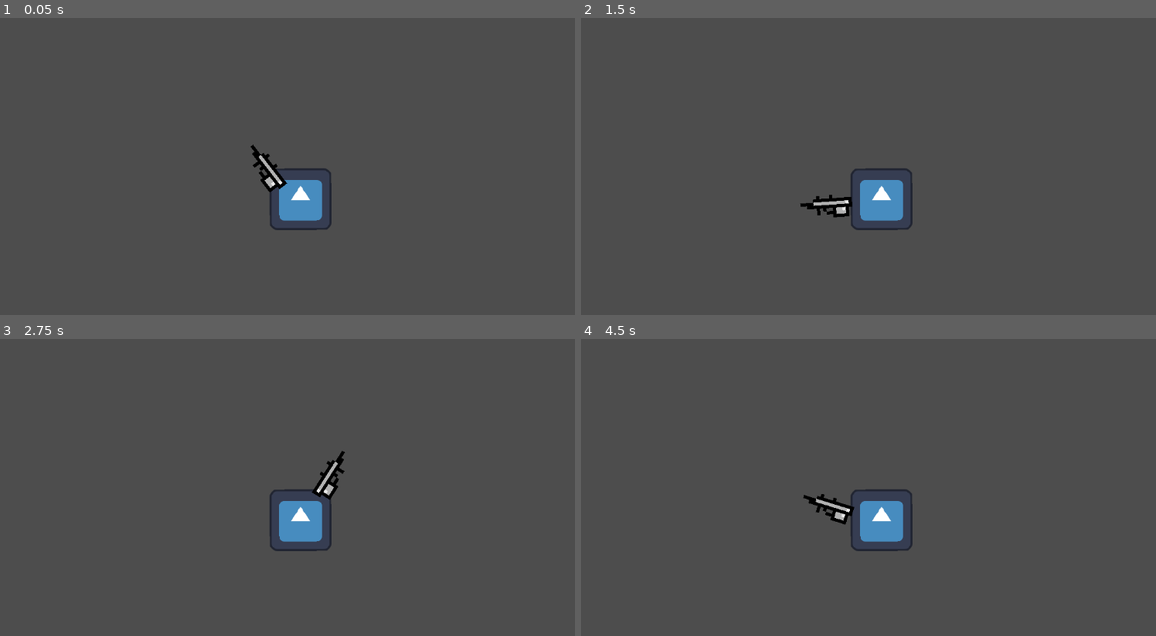
Above: before the commit, frames 1-4 (two rows, left to right).
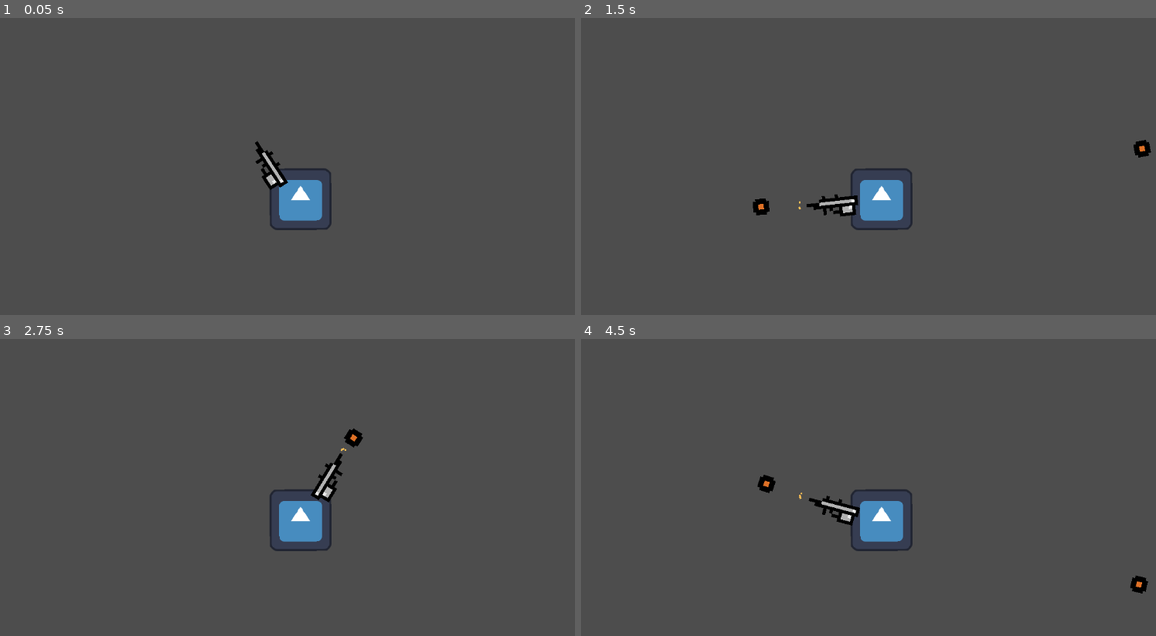
Above: after the commit, the same moments.

Repository: r2d2m/Godot-Modular-Gun-Manager
Game: Godot game, scene res://example_level/example_level.tscn
Same seed, same stepped clock (60 frames per second), same inputs: the game is played once before the commit and once after it. The engine's default icon, where the game draws it, is replaced by a stand-in: a white triangle on a blue panel in a dark square.
Inputs (mouse positions are in pixels of both pictures, inside the frame that each line leads up to):
- Up to frame 1 (0.05 s): no input
- Up to frame 2 (1.5 s): tap Enter at 0.5 s; move the mouse to (1006, 172) at 0.52 s; press the mouse at (1006, 172) at 0.53 s; move the mouse to (747, 208) at 1.27 s; release the mouse at (747, 208) at 1.28 s; click (747, 208) at 1.35 s
- Up to frame 3 (2.75 s): move the mouse to (356, 437) at 2.02 s; press the mouse at (356, 437) at 2.03 s
- Up to frame 4 (4.5 s): move the mouse to (845, 582) at 2.77 s; release the mouse at (845, 582) at 2.78 s; click (845, 582) at 2.85 s; tap Space at 3.5 s; move the mouse to (1058, 564) at 3.52 s; press the mouse at (1058, 564) at 3.53 s; tap R (reload) at 4.15 s; move the mouse to (690, 460) at 4.27 s; release the mouse at (690, 460) at 4.28 s; click (690, 460) at 4.35 s

The runs differ from the first frame. In frame 1, 0.4% of the frame differs, in the area x 43-51%, y 41-59%; in frame 2, 0.6%, in the area x 29-100%, y 41-68%; in frame 3, 0.4%; in frame 4, 0.6%.

Commit message:
v2.0 Beta 3
Most systems work fully now. Only polish and updating documentation left to go.

Diff:
--- a/Example Project/Modular-Weapon-Manager/gun_component/gun_component.gd
+++ b/Example Project/Modular-Weapon-Manager/gun_component/gun_component.gd
@@ -6,7 +6,7 @@
 @export var weapon_host: Node2D # The node taht uses the component (Ex: The Player Character)
 @export var muzzle_position: Vector2
 
-@export_category("Active Settings")
+@export_category("Active Settings") # These are meant to be controlled by others nodes in the scene (Like the main game script)
 @export var can_shoot: bool = true
 @export var can_reload: bool = true
 
@@ -77,7 +77,7 @@
 
 # Shooting
 
-var is_shooting: bool = false
+var is_shooting: bool = false # Controlled internally, do not override
 
 func _ready() -> void:
 
@@ -90,10 +90,12 @@
 	custom_process(_delta)
 
 func shoot_weapon():
-	if weapon_behavior and weapon_host and can_shoot and !is_shooting and !is_reloading:
 
-		if ammo_in_clip > 0 or !use_ammo:
-			if use_ammo:
+	if weapon_behavior and weapon_host and can_shoot and !is_shooting and !is_reloading: # Check if shoot is possible
+
+		if ammo_in_clip > 0 or !use_ammo: # Check ammunition
+
+			if use_ammo: # Remove Ammo
 				ammo_in_clip -= 1
 
 			is_shooting = true
@@ -154,6 +156,8 @@
 	custom_destroy_weapon()
 	weapon_behavior = new_weapon
 
+	ammo_in_clip = weapon_behavior.clip_size
+
 	is_shooting = false
 	is_reloading = false
 
--- a/Example Project/Modular-Weapon-Manager/prebuilt_weapons_types/top_down_weapon/behaviour/top_down_basic.gd
+++ b/Example Project/Modular-Weapon-Manager/prebuilt_weapons_types/top_down_weapon/behaviour/top_down_basic.gd
@@ -1,5 +1,5 @@
 extends TopDownWeaponBehavior
 class_name TopDownBasicWeapon
 
-func behavior_shooting_method(_origin: Node2D, _projectile_position: Vector2, _projectile_rotation: float):
+func custom_shoot(_origin: Node2D, _projectile_position: Vector2, _projectile_rotation: float):
 	spawn_projectile(_origin, _projectile_position, _projectile_rotation)
--- a/Example Project/Modular-Weapon-Manager/prebuilt_weapons_types/top_down_weapon/component/top_down_gun_2d.gd
+++ b/Example Project/Modular-Weapon-Manager/prebuilt_weapons_types/top_down_weapon/component/top_down_gun_2d.gd
@@ -22,10 +22,9 @@
 		particles.modulate = weapon_behavior.sparks_modulate
 
 		muzzle.position.x = sprite.sprite_frames.get_frame_texture("default", 0).get_width() * 3 # Adjusts the muzzle to the end of the sprite
-		muzzle_position = muzzle.position
 
 
-func custom_shoot_weapon():
+func custom_shoot():
 	if weapon_behavior is TopDownWeaponBehavior:
 
 		if weapon_behavior.sparks_enabled:
@@ -51,3 +50,5 @@
 			sprite.flip_v = false
 		elif weapon_behavior.auto_flip_sprite:
 			sprite.flip_v = true
+
+		muzzle_position = muzzle.global_position
--- a/Example Project/Modular-Weapon-Manager/prebuilt_weapons_types/top_down_weapon/component/top_down_gun_2d.tscn
+++ b/Example Project/Modular-Weapon-Manager/prebuilt_weapons_types/top_down_weapon/component/top_down_gun_2d.tscn
@@ -1,6 +1,7 @@
-[gd_scene load_steps=8 format=3 uid="uid://wum0cxtnqot2"]
+[gd_scene load_steps=9 format=3 uid="uid://wum0cxtnqot2"]
 
 [ext_resource type="Script" path="res://Modular-Weapon-Manager/prebuilt_weapons_types/top_down_weapon/component/top_down_gun_2d.gd" id="1_vwas1"]
+[ext_resource type="SpriteFrames" uid="uid://dd255byaahgir" path="res://assets/assault_rifle.tres" id="2_06t7n"]
 
 [sub_resource type="Animation" id="Animation_ts7cs"]
 length = 0.001
@@ -94,7 +95,7 @@
 "times": PackedFloat32Array(0, 0.1, 0.2),
 "transitions": PackedFloat32Array(1, 1, 1),
 "update": 0,
-"values": [0.223863, -0.0861364, 0.0]
+"values": [0.349066, -0.0861364, 0.0]
 }
 tracks/1/type = "value"
 tracks/1/imported = false
@@ -106,7 +107,7 @@
 "times": PackedFloat32Array(0, 0.1, 0.2),
 "transitions": PackedFloat32Array(1, 1, 1),
 "update": 0,
-"values": [Vector2(-27, 1), Vector2(5, 0), Vector2(0, 0)]
+"values": [Vector2(-27, 11), Vector2(5, 0), Vector2(0, 0)]
 }
 
 [sub_resource type="Animation" id="Animation_oqnht"]
@@ -122,7 +123,7 @@
 "times": PackedFloat32Array(0, 0.1, 0.2),
 "transitions": PackedFloat32Array(1, 1, 1),
 "update": 0,
-"values": [0.0, 0.420851, 0.223863]
+"values": [0.0, 0.420851, 0.349066]
 }
 tracks/1/type = "value"
 tracks/1/imported = false
@@ -134,7 +135,7 @@
 "times": PackedFloat32Array(0, 0.1, 0.2),
 "transitions": PackedFloat32Array(1, 1, 1),
 "update": 0,
-"values": [Vector2(0, 0), Vector2(-23, -4), Vector2(-27, 1)]
+"values": [Vector2(0, 0), Vector2(-23, 11), Vector2(-27, 11)]
 }
 
 [sub_resource type="AnimationLibrary" id="AnimationLibrary_wal08"]
@@ -175,6 +176,7 @@
 [node name="Sprite" type="AnimatedSprite2D" parent="Gun"]
 rotation = -6.28319
 scale = Vector2(6, 6)
+sprite_frames = ExtResource("2_06t7n")
 
 [node name="Muzzle" type="Marker2D" parent="Gun"]
 rotation = -1.5708
--- a/Example Project/Modular-Weapon-Manager/weapon_behaviour/base_weapon_behavior.gd
+++ b/Example Project/Modular-Weapon-Manager/weapon_behaviour/base_weapon_behavior.gd
@@ -23,7 +23,7 @@
 
 
 
-func custom_shoot():
+func custom_shoot(_origin: Node2D, _projectile_position: Vector2, _projectile_rotation: float):
 
 	# When creating a gun type, enter how the firing logic (Like spread for a shotgun) in this function.
 
@@ -71,7 +71,7 @@
 
 
 func shoot(_origin: Node2D, _projectile_position: Vector2, _projectile_rotation: float):
-	custom_shoot()
+	custom_shoot(_origin, _projectile_position, _projectile_rotation)
 
 func get_reload_info(ammo_in_clip: int, max_ammo_in_clip: int, ammo_stocked: int): # Calls to get specifications of weapon reload
 
--- a/Example Project/example_level/example_level.tscn
+++ b/Example Project/example_level/example_level.tscn
@@ -30,4 +30,6 @@
 position = Vector2(103.377, -0.822998)
 weapon_behavior = ExtResource("4_oc285")
 weapon_host = NodePath("../..")
-use_ammo = false
+stored_ammo_types = {
+"light": 10000
+}
--- a/Example Project/example_weapons/top_down_weapons/assault_rifle.tres
+++ b/Example Project/example_weapons/top_down_weapons/assault_rifle.tres
@@ -12,12 +12,12 @@
 sparks_enabled = true
 sparks_modulate = Color(0.988, 0.749, 0.333, 1)
 weapon_name = "assault_rifle"
-ammo_type = ""
+ammo_type = "light"
 firerate = 0.2
 clip_size = 25
 reload_time = 10.0
-recoil = 0.0
+recoil = null
 projectile_scene = ExtResource("1_ww675")
-projectile_scale = 1.0
-projectile_speed = 75000.0
-projectile_range = 1000.0
+projectile_scale = null
+projectile_speed = null
+projectile_range = null
--- a/Example Project/scenes/test_gun_component.gd
+++ /dev/null
@@ -1,78 +0,0 @@
-extends Node2D
-class_name GunComponent
-
-@export var weapon_behavior: WeaponBehavior
-@export var weapon_host: Node2D # The node taht uses the component (Ex: The Player Character)
-
-@export var can_shoot: bool = true
-@export var can_reload: bool = true
-
-@export var ammo_in_clip: int
-@export var ammo_types: Dictionary = {
-	"light": 0,
-	"heavy": 0,
-	"shotgun": 0
-	# Add the ammo types you wish to use
-}
-
-@onready var muzzle: Marker2D = $Gun/Muzzle
-@onready var particles: GPUParticles2D = $Gun/Muzzle/GPUParticles2D
-@onready var sprite: AnimatedSprite2D = $Gun/Sprite
-@onready var animator: AnimationPlayer = $AnimationPlayer
-
-@onready var up_point: Marker2D = $UpPoint
-@onready var audioplayer: AudioStreamPlayer2D = $AudioStreamPlayer2D
-
-func _ready() -> void:
-
-	if owner is EnemyCharacter:
-		audioplayer.volume_db = -5
-	else:
-		audioplayer.volume_db = -3
-
-	load_weapon(weapon_behavior)
-
-func shoot_weapon(_delta: float):
-	if ammo_in_clip > 0 and weapon_behavior.can_shoot:
-		weapon_behavior.shoot(self, muzzle.global_position, global_rotation, _delta)
-
-		if can_shoot:
-
-			audioplayer.stop()
-			audioplayer.play()
-
-			can_shoot = false
-			animator.stop()
-			particles.restart()
-			animator.play("fire")
-
-func reload_weapon():
-	if ammo_in_clip < weapon_behavior.clip_size and can_reload and weapon_behavior.can_shoot:
-
-		can_reload = false
-		weapon_behavior.reload(self)
-
-		particles.restart()
-		animator.stop()
-		animator.play("reload_start")
-		await get_tree().create_timer(weapon_behavior.reload_time - 0.4).timeout
-		animator.play("reload_end")
-
-func load_weapon(new_weapon: WeaponBehavior):
-
-	weapon_behavior = new_weapon # Loads new weapon
-	ammo_in_clip = weapon_behavior.clip_size
-
-	sprite.sprite_frames = weapon_behavior.weapon_sprite
-
-	particles.texture = weapon_behavior.spark_sprite
-	particles.visible = weapon_behavior.sparks_enabled
-	particles.modulate = weapon_behavior.spark_color
-
-	muzzle.position.x = sprite.sprite_frames.get_frame_texture("default", 0).get_width() * 3 # Adjusts the muzzle to the end of the sprite
-
-func _process(_delta: float) -> void:
-	if up_point.global_position.y - global_position.y < 0:
-		sprite.flip_v = false
-	else:
-		sprite.flip_v = true
--- a/Example Project/scenes/test_gun_component.tscn
+++ /dev/null
@@ -1,197 +0,0 @@
-[gd_scene load_steps=8 format=3 uid="uid://bmygasw6p144p"]
-
-[ext_resource type="Script" path="res://scenes/test_gun_component.gd" id="1_ahrs7"]
-
-[sub_resource type="Animation" id="Animation_ts7cs"]
-length = 0.001
-tracks/0/type = "value"
-tracks/0/imported = false
-tracks/0/enabled = true
-tracks/0/path = NodePath("Gun:position")
-tracks/0/interp = 1
-tracks/0/loop_wrap = true
-tracks/0/keys = {
-"times": PackedFloat32Array(0),
-"transitions": PackedFloat32Array(1),
-"update": 0,
-"values": [Vector2(0, 0)]
-}
-tracks/1/type = "value"
-tracks/1/imported = false
-tracks/1/enabled = true
-tracks/1/path = NodePath("Gun:rotation")
-tracks/1/interp = 1
-tracks/1/loop_wrap = true
-tracks/1/keys = {
-"times": PackedFloat32Array(0),
-"transitions": PackedFloat32Array(1),
-"update": 0,
-"values": [0.0]
-}
-tracks/2/type = "value"
-tracks/2/imported = false
-tracks/2/enabled = true
-tracks/2/path = NodePath("Gun/Muzzle/GPUParticles2D:emitting")
-tracks/2/interp = 1
-tracks/2/loop_wrap = true
-tracks/2/keys = {
-"times": PackedFloat32Array(0),
-"transitions": PackedFloat32Array(1),
-"update": 1,
-"values": [false]
-}
-
-[sub_resource type="Animation" id="Animation_8v21b"]
-resource_name = "fire"
-length = 0.3
-tracks/0/type = "value"
-tracks/0/imported = false
-tracks/0/enabled = true
-tracks/0/path = NodePath("Gun:position")
-tracks/0/interp = 1
-tracks/0/loop_wrap = true
-tracks/0/keys = {
-"times": PackedFloat32Array(0, 0.1, 0.3),
-"transitions": PackedFloat32Array(1, 1, 1),
-"update": 0,
-"values": [Vector2(0, 0), Vector2(-17, 0), Vector2(0, 0)]
-}
-tracks/1/type = "value"
-tracks/1/imported = false
-tracks/1/enabled = true
-tracks/1/path = NodePath("Gun:rotation")
-tracks/1/interp = 1
-tracks/1/loop_wrap = true
-tracks/1/keys = {
-"times": PackedFloat32Array(0, 0.1, 0.2, 0.3),
-"transitions": PackedFloat32Array(1, 1, 1, 1),
-"update": 0,
-"values": [0.0, -0.0620179, 0.0639261, 0.0]
-}
-tracks/2/type = "value"
-tracks/2/imported = false
-tracks/2/enabled = true
-tracks/2/path = NodePath("Gun/Muzzle/GPUParticles2D:emitting")
-tracks/2/interp = 1
-tracks/2/loop_wrap = true
-tracks/2/keys = {
-"times": PackedFloat32Array(0, 0.2),
-"transitions": PackedFloat32Array(1, 1),
-"update": 1,
-"values": [true, false]
-}
-
-[sub_resource type="Animation" id="Animation_u5s2o"]
-resource_name = "reload_end"
-length = 0.2
-tracks/0/type = "value"
-tracks/0/imported = false
-tracks/0/enabled = true
-tracks/0/path = NodePath("Gun:rotation")
-tracks/0/interp = 1
-tracks/0/loop_wrap = true
-tracks/0/keys = {
-"times": PackedFloat32Array(0, 0.1, 0.2),
-"transitions": PackedFloat32Array(1, 1, 1),
-"update": 0,
-"values": [0.223863, -0.0861364, 0.0]
-}
-tracks/1/type = "value"
-tracks/1/imported = false
-tracks/1/enabled = true
-tracks/1/path = NodePath("Gun:position")
-tracks/1/interp = 1
-tracks/1/loop_wrap = true
-tracks/1/keys = {
-"times": PackedFloat32Array(0, 0.1, 0.2),
-"transitions": PackedFloat32Array(1, 1, 1),
-"update": 0,
-"values": [Vector2(-27, 1), Vector2(5, 0), Vector2(0, 0)]
-}
-
-[sub_resource type="Animation" id="Animation_oqnht"]
-resource_name = "reload_start"
-length = 0.2
-tracks/0/type = "value"
-tracks/0/imported = false
-tracks/0/enabled = true
-tracks/0/path = NodePath("Gun:rotation")
-tracks/0/interp = 1
-tracks/0/loop_wrap = true
-tracks/0/keys = {
-"times": PackedFloat32Array(0, 0.1, 0.2),
-"transitions": PackedFloat32Array(1, 1, 1),
-"update": 0,
-"values": [0.0, 0.420851, 0.223863]
-}
-tracks/1/type = "value"
-tracks/1/imported = false
-tracks/1/enabled = true
-tracks/1/path = NodePath("Gun:position")
-tracks/1/interp = 1
-tracks/1/loop_wrap = true
-tracks/1/keys = {
-"times": PackedFloat32Array(0, 0.1, 0.2),
-"transitions": PackedFloat32Array(1, 1, 1),
-"update": 0,
-"values": [Vector2(0, 0), Vector2(-23, -4), Vector2(-27, 1)]
-}
-
-[sub_resource type="AnimationLibrary" id="AnimationLibrary_wal08"]
-_data = {
-"RESET": SubResource("Animation_ts7cs"),
-"fire": SubResource("Animation_8v21b"),
-"reload_end": SubResource("Animation_u5s2o"),
-"reload_start": SubResource("Animation_oqnht")
-}
-
-[sub_resource type="ParticleProcessMaterial" id="ParticleProcessMaterial_6gn0n"]
-particle_flag_disable_z = true
-angle_min = -45.0
-angle_max = 45.0
-direction = Vector3(0, 1, 0)
-spread = 90.0
-initial_velocity_min = 80.0
-initial_velocity_max = 80.0
-angular_velocity_min = -25.0
-angular_velocity_max = 25.0
-gravity = Vector3(100, 0, 0)
-damping_min = 35.849
-damping_max = 100.0
-scale_min = 3.0
-scale_max = 3.5
-turbulence_enabled = true
-
-[node name="GunComponent" type="Node2D"]
-script = ExtResource("1_ahrs7")
-
-[node name="AnimationPlayer" type="AnimationPlayer" parent="."]
-libraries = {
-"": SubResource("AnimationLibrary_wal08")
-}
-
-[node name="Gun" type="Node2D" parent="."]
-
-[node name="Sprite" type="AnimatedSprite2D" parent="Gun"]
-rotation = -6.28319
-scale = Vector2(6, 6)
-
-[node name="Muzzle" type="Marker2D" parent="Gun"]
-rotation = -1.5708
-gizmo_extents = 0.0
-
-[node name="GPUParticles2D" type="GPUParticles2D" parent="Gun/Muzzle"]
-modulate = Color(0.988235, 0.74902, 0.333333, 1)
-emitting = false
-amount = 4
-process_material = SubResource("ParticleProcessMaterial_6gn0n")
-lifetime = 0.1
-one_shot = true
-explosiveness = 1.0
-randomness = 1.0
-interpolate = false
-trail_lifetime = 0.1
-
-[node name="UpPoint" type="Marker2D" parent="."]
-visible = false
-position = Vector2(0, -9)
